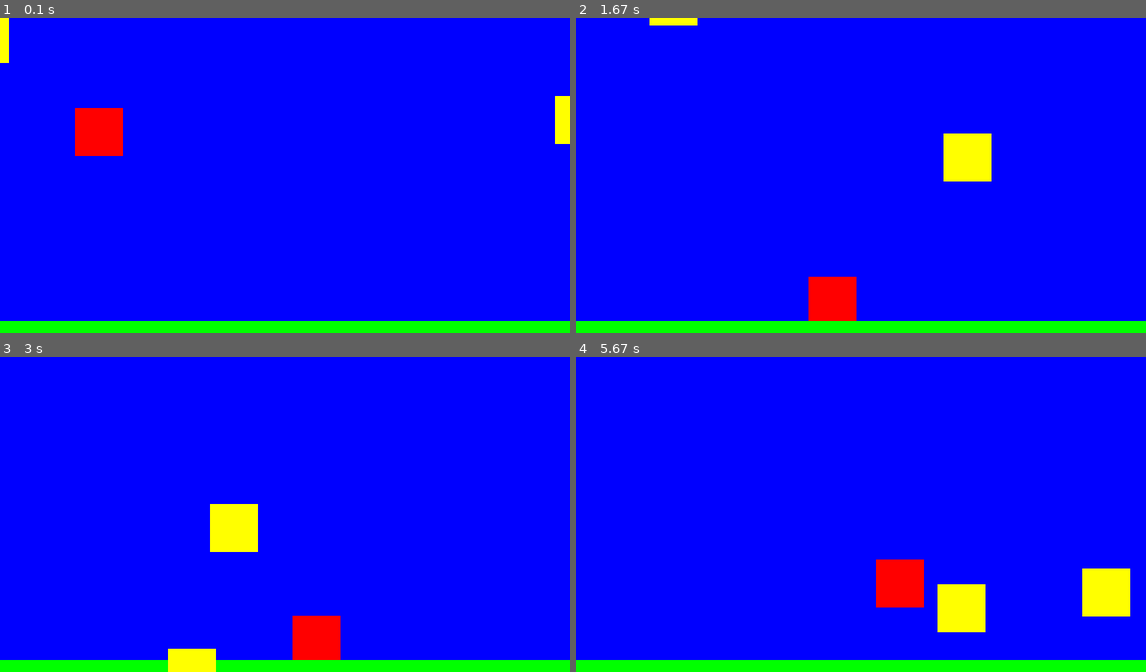
Above: before the commit, frames 1-4 (two rows, left to right).
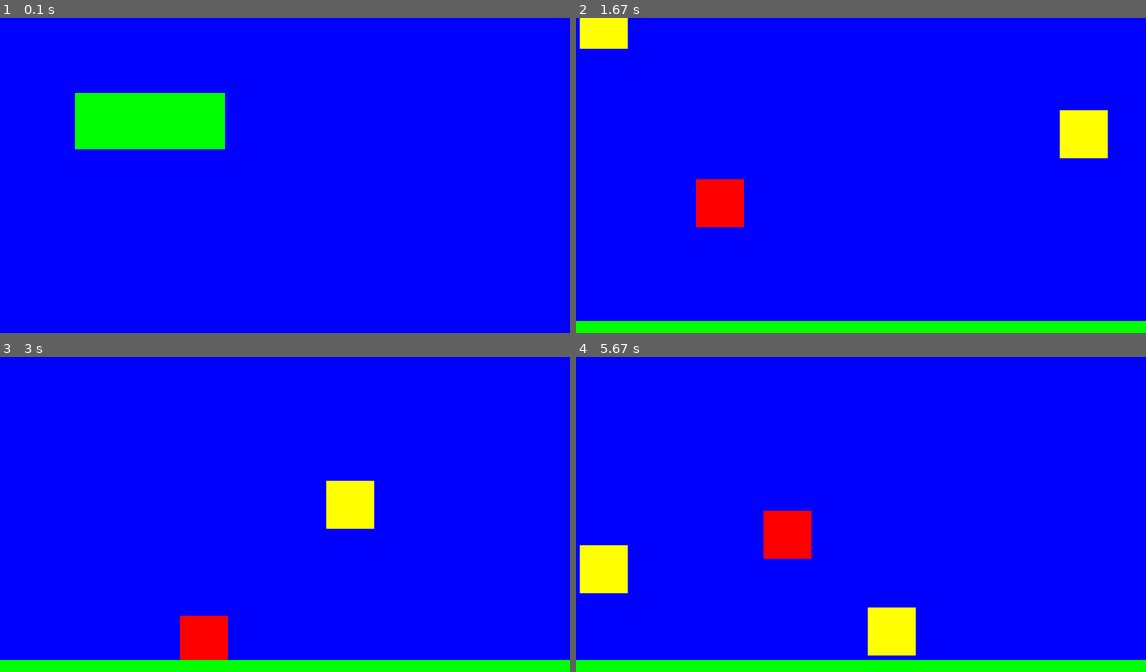
Above: after the commit, the same moments.

Repository: Kraison799/Taller-PyGame
Game: pygame game, started from Main.py
The game is run twice, just before and just after one commit, with the same random seed, the same clock (stepped at 60 frames per second) and the same inputs.
Inputs (mouse positions are in pixels of both pictures, inside the frame that each line leads up to):
- Up to frame 1 (0.1 s): no input
- Up to frame 2 (1.67 s): press the mouse at (724, 121) at 0.37 s; move the mouse to (707, 125) at 0.47 s; release the mouse at (684, 128) at 0.6 s; hold M 0.67-1.13 s; hold Right 0.67-1.13 s; move the mouse to (684, 247) at 0.7 s; click (724, 121) at 1.22 s; hold Right from 1.5 s (still down)
- Up to frame 3 (3 s): release Right at 1.97 s; hold Right 2-2.47 s; hold Left from 2.5 s (still down)
- Up to frame 4 (5.67 s): release Left at 3.03 s; hold Right 3.5-4.13 s; hold Left 4.17-4.63 s; hold Right 4.67-5.13 s; hold Right 5.17-5.63 s

The runs differ from the first frame. In frame 1, 9.3% of the frame differs, in the area x 0-100%, y 0-100%; in frame 2, 6.1%; in frame 3, 5.3%; in frame 4, 7.7%.

Commit message:
Added Menu
Menu screen with one button added to the game

Diff:
--- a/Game.py
+++ b/Game.py
@@ -88,7 +88,7 @@
         self.player = Player(100, 100)
         self.platforms = [Platform(0, 404, 760, 16)]
         self.enemies = [Enemy(-64, 0, (3, -1)), Enemy(760, 100, (-5, 1))]
-        self.gameFlag = True
+        self.flag = False
 
     def __update__(self):
         # Gravity
--- a/Main.py
+++ b/Main.py
@@ -14,6 +14,7 @@
 # Libraries
 import pygame
 from Game import *
+from Menu import *
 
 # Settings
 displayWidth = 760
@@ -32,16 +33,27 @@
     clock = pygame.time.Clock()
 
     gameScreen = GameScreen(frame)
+    menuScreen = MenuScreen(frame, gameScreen)
 
     while displayFlag:
         for event in pygame.event.get():
             if event.type == pygame.QUIT:
                 displayFlag = False
 
-            gameScreen.events(event)
+            if event.type == pygame.KEYDOWN:
+                if event.key == pygame.K_m and gameScreen.flag:
+                    gameScreen.flag = False
+                    menuScreen.flag = True
 
-        gameScreen.__update__()
-        gameScreen.__draw__()
+            if gameScreen.flag:
+                gameScreen.events(event)
+
+        if menuScreen.flag:
+            menuScreen.__update__()
+            menuScreen.__draw__()
+        elif gameScreen.flag:
+            gameScreen.__update__()
+            gameScreen.__draw__()
 
         pygame.display.flip()
         clock.tick(FPS)
--- /dev/null
+++ b/Menu.py
@@ -0,0 +1,49 @@
+"""
+Instituto Tecnológico de Costa Rica (TEC)
+Área Académica de Ingeniería en Computadores
+
+Víctor Ignacio Castrillo Muñoz
+Carné: 2017110244
+
+Python 3.7.2
+Pygame 1.9.3
+
+Menu File
+"""
+
+# Libraries
+import pygame
+
+# Settings
+
+# Initializing PyGame
+pygame.init()
+
+# ===== Button ===== #
+class Button:
+    def __init__(self, x, y, width, height):
+        self.rect = pygame.Rect(x, y, width, height)
+
+    def __draw__(self, frame):
+        pygame.draw.rect(frame, (0, 255, 0), self.rect)
+
+# ===== Menu ===== #
+class MenuScreen:
+    def __init__(self, frame, gameScreen):
+        # Settings
+        self.frame = frame
+        self.gameButton = Button(100, 100, 200, 75)
+        self.gameScreen = gameScreen
+        self.flag = True
+
+    def __update__(self):
+        if self.gameButton.rect.collidepoint(pygame.mouse.get_pos()) and pygame.mouse.get_pressed()[0]:
+            self.flag = False
+            self.gameScreen.flag = True
+
+    def __draw__(self):
+        self.frame.fill((0, 0, 255))
+        self.gameButton.__draw__(self.frame)
+
+# Quit
+pygame.quit()
